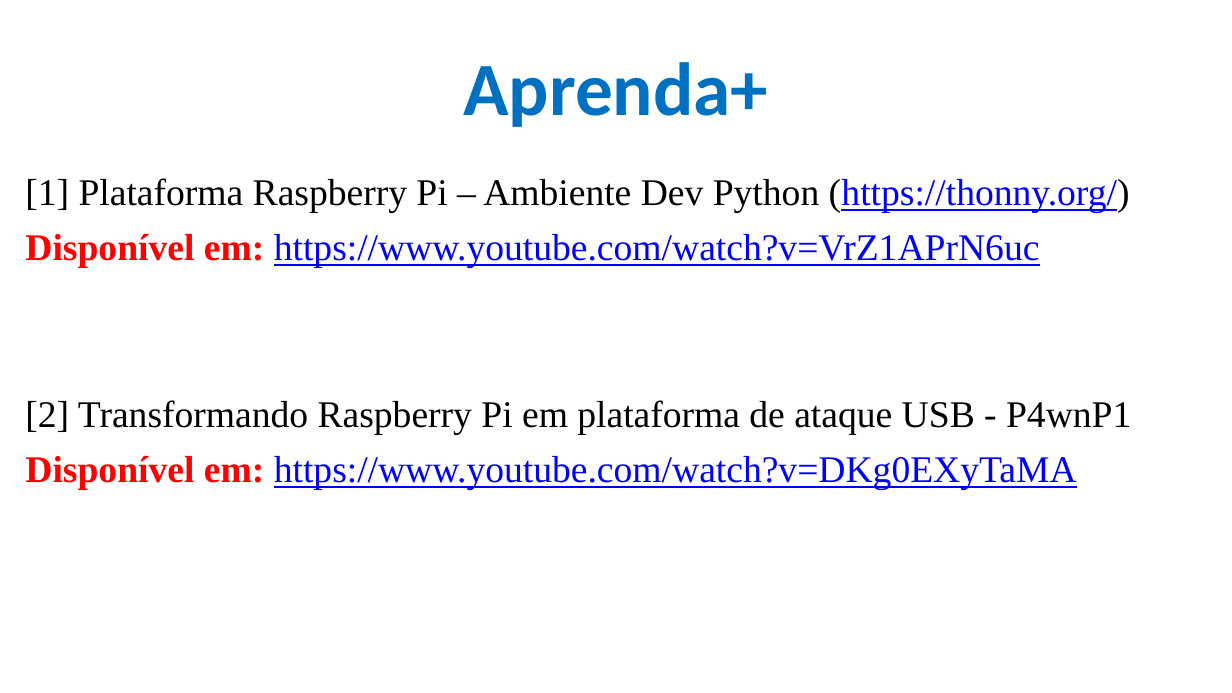
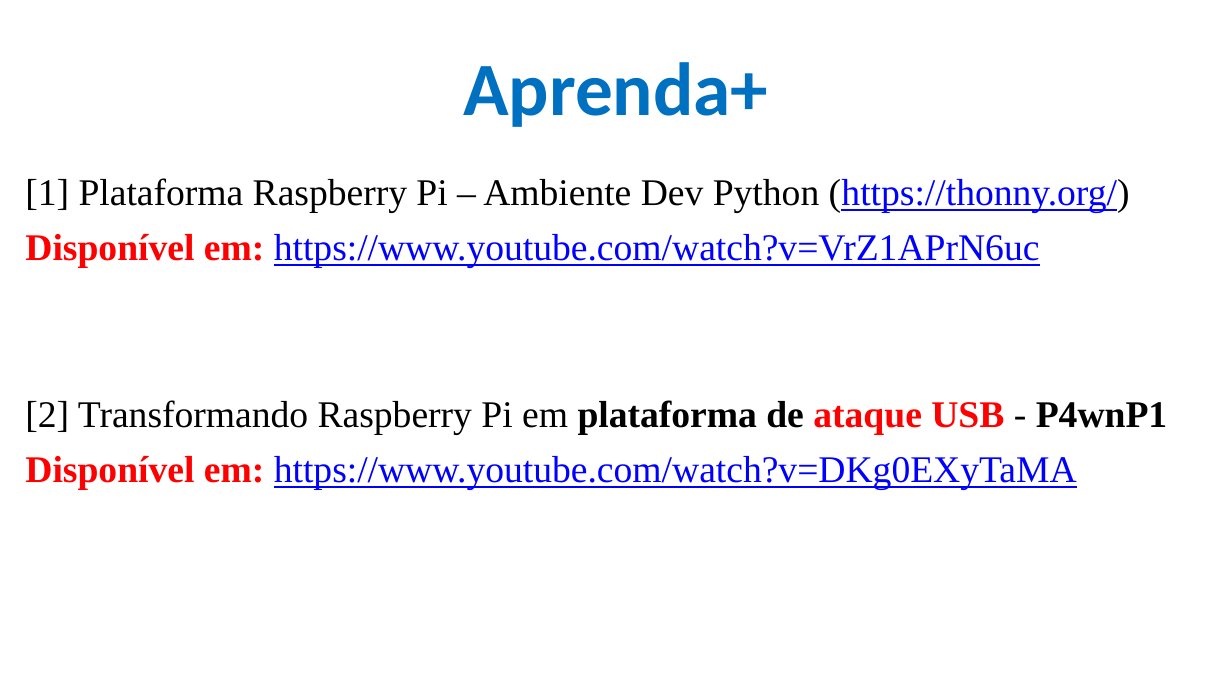
Before and after one commit to CloudEducationBrazil/WydenArea1AplicacaoCloudIndustria40Python, a slide deck: slide 24 of 01 Classes/Aula 06 - Aplicação Cloud Indústria 40 Python IoT Plataforma Raspberry PI.pptx (slide 19 before the commit). Drawn at 1232x693 pixels with LibreOffice and Linux fonts; fonts in the diff are those of the drawing; background and template pictures are left out. Boxes give left, top, right and bottom in pixels: in the first picture for what was removed or moved away, otherwise in the second. Text is boxed around its words. In the diff, an @@ line names an element or a change of style, - is before the commit and + after.

```diff
--- a/01 Classes/Aula 06 - Aplicação Cloud Indústria 40 Python IoT Plataforma Raspberry PI.pptx
+++ b/01 Classes/Aula 06 - Aplicação Cloud Indústria 40 Python IoT Plataforma Raspberry PI.pptx
@@ text at bbox=[25, 400, 1168, 435]: text colour #000000 to #FF0000 in "ataque USB"; bold on in "plataforma de ataque USB P4wnP1" @@
```
Also in this commit, not shown: 3 other slides changed, 5 slides added.
